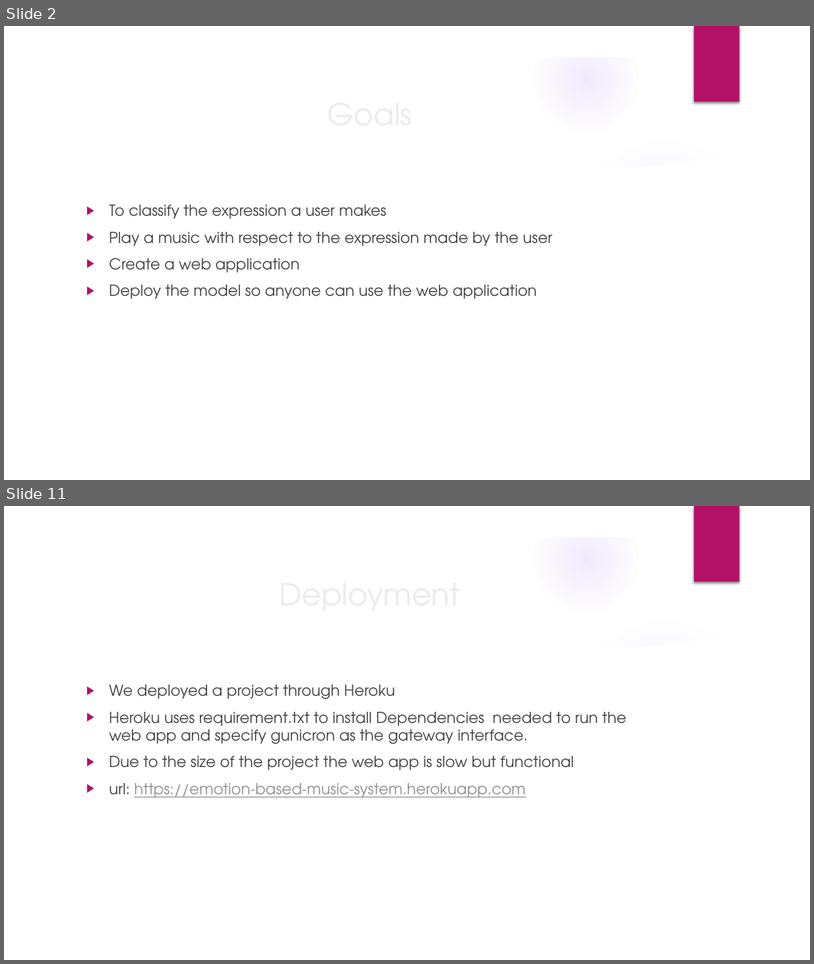
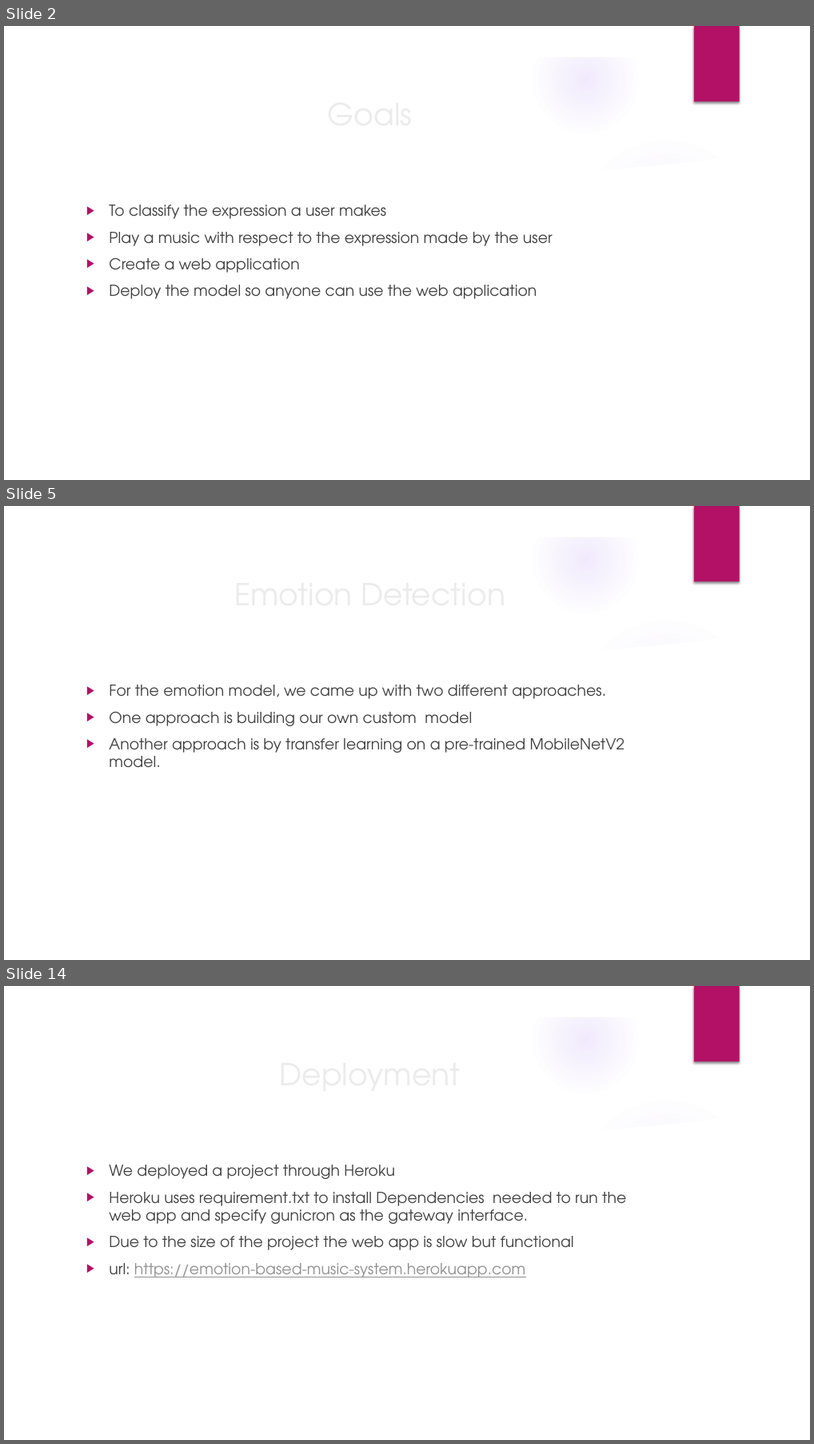
Before and after one commit to OmarIsmail7980/Facial-Expression-Recognition, a slide deck: Project_Presentation.pptx. Shown one above the other, each under a label of ours: slides 2 and 11 before the commit, slides 2, 5 and 14 after it; the slides between them are not shown. The pictures are 814x964 and 814x1444 pixels, drawn with LibreOffice and Linux fonts; fonts in the diff are those of the drawing; background and template pictures are left out. Boxes give left, top, right and bottom in pixels: in the first picture for what was removed or moved away, otherwise in the second. Text is boxed around its words. In the diff, an @@ line names an element or a change of style, - is before the commit and + after.

```diff
--- a/Project_Presentation.pptx
+++ b/Project_Presentation.pptx
@@ slide 5 added at (x1=4, y1=506, x2=810, y2=960), background picture (left out); not listed: 9 template elements that a slide beside it also shows @@
@@ text added at (x1=109, y1=684, x2=625, y2=767), 18 pt, text #404040 @@
+▶ For the emotion model, we came up with two different approaches.
+▶ One approach is building our own custom model
+▶ Another approach is by transfer learning on a pre-trained MobileNetV2 model.
@@ title added at (x1=163, y1=684, x2=224, y2=696), 36 pt, text #EBEBEB @@
+Emotion Detection
@@ what was slide 11 is now slide 14 @@
```
Also in this commit, not shown: 8 slides changed, 2 other slides added.
